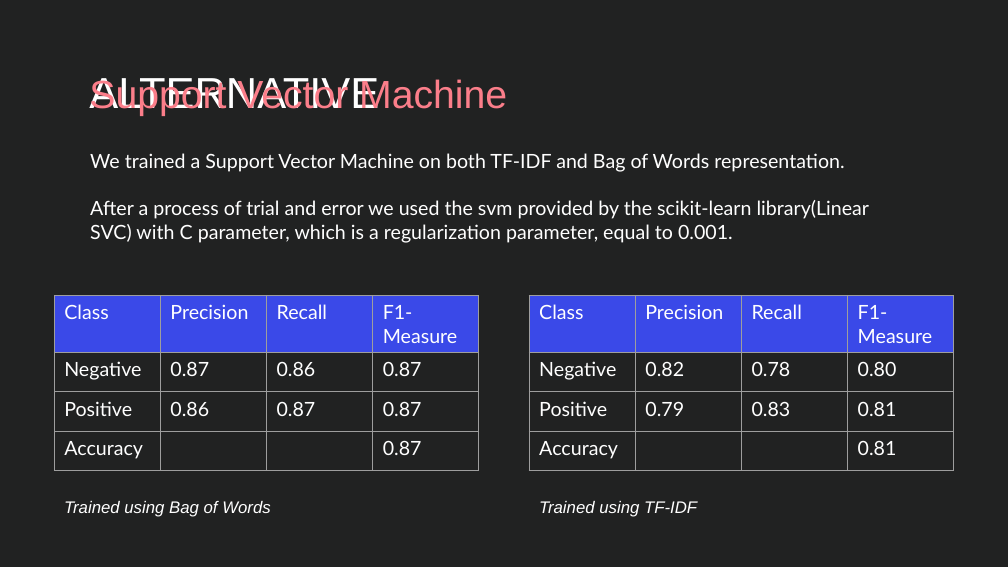
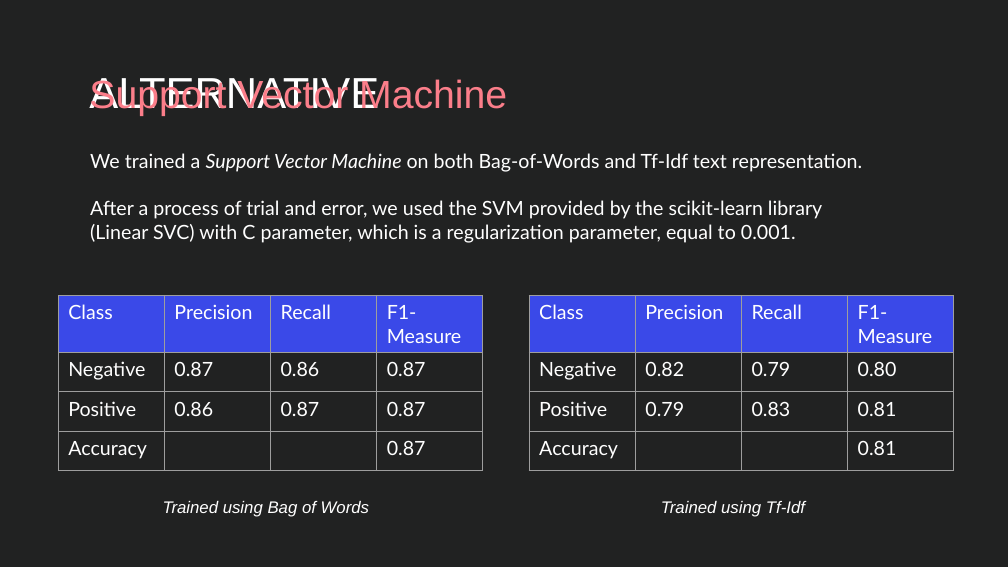
Before and after one commit to Blowdire/TextMiningProject, a slide deck: slide 12 of slideshow/TextMining-Slideshow.pptx (slide 13 before the commit). Drawn at 1008x567 pixels with LibreOffice and Linux fonts; fonts in the diff are those of the drawing. Boxes give left, top, right and bottom in pixels: in the first picture for what was removed or moved away, otherwise in the second. Text is boxed around its words. In the diff, an @@ line names an element or a change of style, - is before the commit and + after.

```diff
--- a/slideshow/TextMining-Slideshow.pptx
+++ b/slideshow/TextMining-Slideshow.pptx
@@ text at [90,153,862,243]: text changed @@
-We trained a Support Vector Machine on both TF-IDF and Bag of Words representation.
-After a process of trial and error we used the svm provided by the scikit-learn library(Linear SVC) with C parameter, which is a regularization parameter, equal to 0.001.
+We trained a Support Vector Machine on both Bag-of-Words and Tf-Idf text representation.
+After a process of trial and error, we used the SVM provided by the scikit-learn library (Linear SVC) with C parameter, which is a regularization parameter, equal to 0.001.
@@ table: place and size @@
-table at [54,295,478,471]
+table at [58,295,482,471]
@@ table at [529,295,953,471] @@
-row 2, column 3: 0.78
+row 2, column 3: 0.79
@@ text "Trained using Bag of Words": place and size @@
-text "Trained using Bag of Words" at [64,501,270,517]
+text "Trained using Bag of Words" at [163,501,369,517]
@@ text at [661,501,805,517]: text changed @@
-Trained using TF-IDF
+Trained using Tf-Idf
```
Also in this commit, not shown: 24 other slides changed, 5 slides removed, 8 other files.
